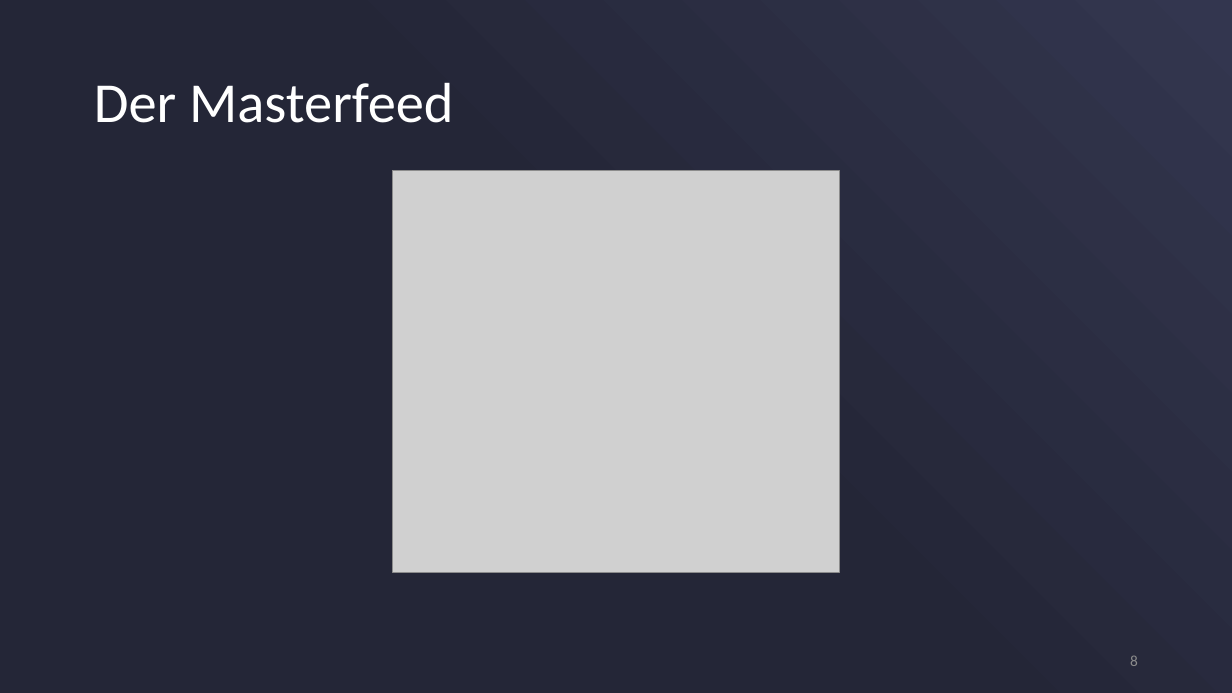
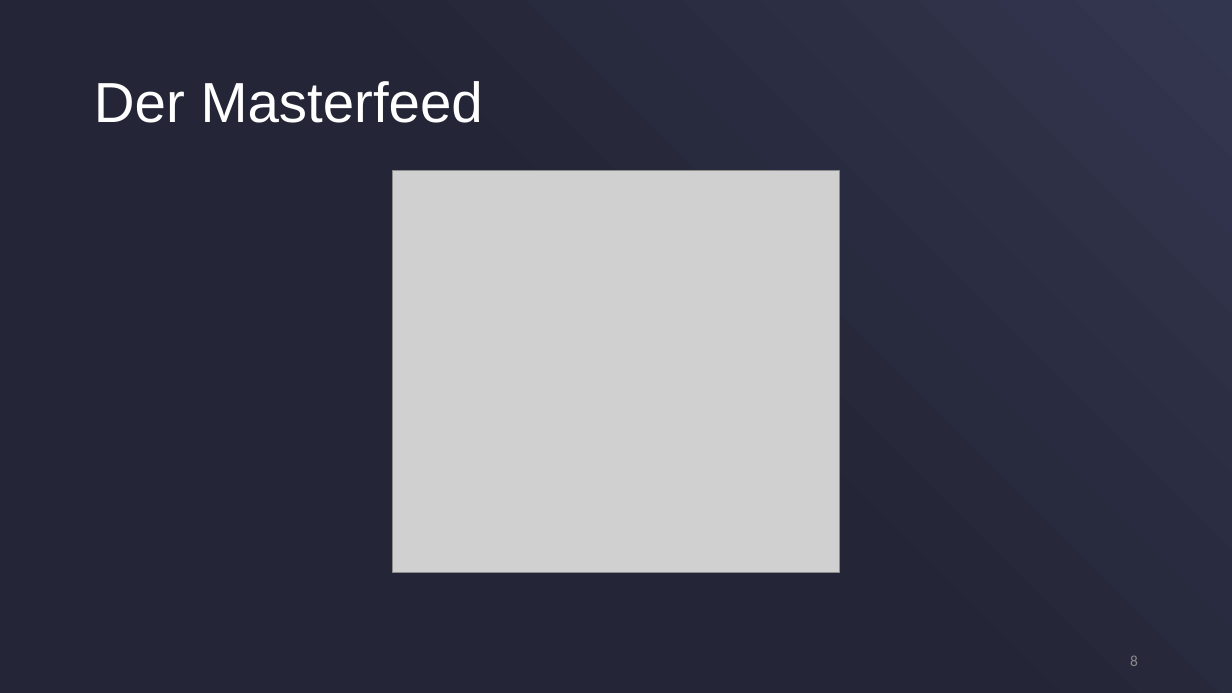
Before and after one commit to cn-uofbasel/BACnet, a slide deck: slide 8 of 21-fs-ias-lec/3-BACnetCore/Documents/presentation.pptx. Drawn at 1232x693 pixels with LibreOffice and Linux fonts; fonts in the diff are those of the drawing; grey boxes stand for pictures. Boxes give left, top, right and bottom in pixels: in the first picture for what was removed or moved away, otherwise in the second. Text is boxed around its words. In the diff, an @@ line names an element or a change of style, - is before the commit and + after.

```diff
--- a/21-fs-ias-lec/3-BACnetCore/Documents/presentation.pptx
+++ b/21-fs-ias-lec/3-BACnetCore/Documents/presentation.pptx
@@ title "Der Masterfeed" at bbox=[94, 81, 483, 123]: font Calibri to Arial @@
```
Also in this commit, not shown: 2 other slides changed, 1 other file.
